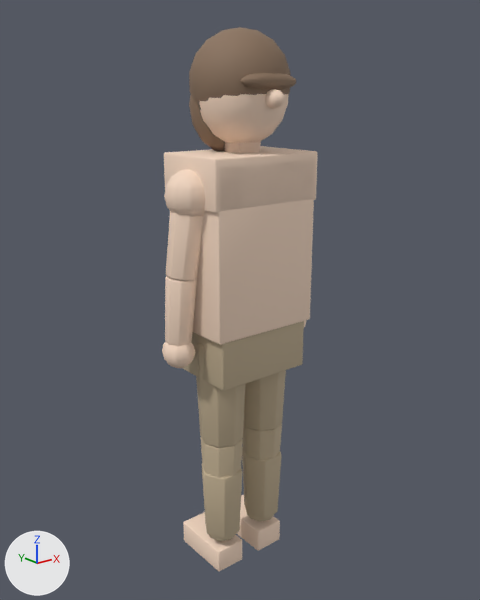
What one commit did to the glTF model public/glb/robinson_s0.glb.
Before and after are seen from a camera (50 mm lens) standing at (-1.38, -1.712, 1.706) and looking at (0.005, 0.019, 1.013). Every picture has the same lights, and +X, +Y and +Z are marked at lower left. The first picture is the older version. Vertices at exactly the same position are counted once.

The first picture shows 'Robinson'.
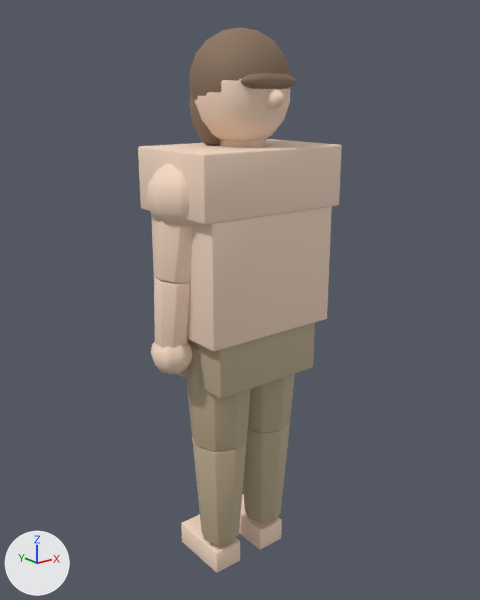
Patch to the scene script:
```diff
--- a/public/glb/robinson_s0.glb.py
+++ b/public/glb/robinson_s0.glb.py
@@ me_cube @@
 # used by ob_robinson; location = (0.0, 0.0, 0.0)
-me_cube.from_pydata(...)  # 2919 vertices, 5738 faces; spans x -0.31..0.31, y -0.19..0.18, z 0.0..1.89
+me_cube.from_pydata(...)  # 2919 vertices, 5738 faces; spans x -0.35..0.35, y -0.19..0.18, z 0.0..1.89
+# me_cube part 1: the loose piece of 56 vertices spanning x -0.18..0.18, y -0.12..0.12, z 0.77..1.07 is scaled about its middle by (1.17, 1.21, 1.07)
+# me_cube part 2: the loose piece of 112 vertices spanning x -0.19..0.0, y -0.09..0.09, z 0.52..0.9 is scaled about its middle by (1.31, 1.31, 1), then moved by (-0.01, 0.0, 0.0)
+# me_cube part 3: the loose piece of 112 vertices spanning x -0.17..-0.02, y -0.08..0.08, z 0.12..0.52 is scaled about its middle by (1.28, 1.28, 1), then moved by (-0.01, 0.0, 0.0)
+# me_cube part 4: the loose piece of 112 vertices spanning x 0.0..0.19, y -0.09..0.09, z 0.52..0.9 is scaled about its middle by (1.31, 1.31, 1), then moved by (0.01, 0.0, 0.0)
+# me_cube part 5: the loose piece of 112 vertices spanning x 0.02..0.17, y -0.08..0.08, z 0.12..0.52 is scaled about its middle by (1.28, 1.28, 1), then moved by (0.01, 0.0, 0.0)
+# me_cube part 6: the loose piece of 152 vertices spanning x -0.29..-0.12, y -0.08..0.08, z 1.32..1.48 is scaled about its middle by (1.36, 1.36, 1.35), then moved by (-0.03, 0.0, 0.0)
+# me_cube part 7: the loose piece of 154 vertices spanning x -0.31..-0.2, y -0.04..0.08, z 0.83..0.94 is scaled about its middle by (1.24, 1.24, 1.23), then moved by (-0.03, 0.0, 0.0)
+# me_cube part 8: the loose piece of 56 vertices spanning x -0.2..0.2, y -0.14..0.13, z 0.94..1.5 is scaled about its middle by (1.25, 1.27, 1)
+# me_cube part 9: the loose piece of 56 vertices spanning x -0.21..0.21, y -0.14..0.14, z 1.36..1.52 is scaled about its middle by (1.34, 1.29, 1.26)
+# me_cube part 10: the loose piece of 112 vertices spanning x -0.29..-0.15, y -0.06..0.06, z 1.13..1.41 is multiplied about its middle by the matrix ((1.306, 0.081, -0.056), (-0.078, 1.311, 0.023), (-0.027, 0.002, 1.004)), then moved by (-0.03, 0.0, 0.0)
+# me_cube part 11: the loose piece of 112 vertices spanning x -0.3..-0.19, y -0.04..0.06, z 0.92..1.14 is multiplied about its middle by the matrix ((1.251, -0.164, -0.013), (0.166, 1.251, 0.002), (-0.017, 0.022, 1.002)), then moved by (-0.03, 0.0, 0.0)
+# me_cube part 12: the loose piece of 112 vertices spanning x -0.06..0.06, y -0.06..0.06, z 1.5..1.6 is scaled about its middle by (1.3, 1.3, 1.05), then moved by (0.0, 0.0, -0.02)
+# me_cube part 13: 73 of the vertices in x -0.15..0.15, y -0.14..0.14, z 1.73..1.86 are moved by (0.0, 0.0, 0.01)
+# other edits to the shape of me_cube do not show in these pictures
 me_cube.materials.append(mat_pants)
```

Location of each change, [x1, y1, x2, y2] in pixels of the pictures (480 x 600 px; the box of a moved part takes in the faces that stretch with it):
'Robinson', reshaped (31% wider)
    before: [162, 27, 318, 571]
    after: [138, 27, 342, 573]
part 1 of me_cube, moved or reshaped
    before: [182, 321, 304, 391]
    after: [178, 323, 315, 399]
part 2 of me_cube, moved or reshaped
    before: [196, 343, 246, 448]
    after: [187, 344, 251, 452]
part 3 of me_cube, moved or reshaped
    before: [201, 438, 243, 541]
    after: [192, 437, 247, 545]
part 4 of me_cube, moved or reshaped
    before: [244, 370, 286, 431]
    after: [247, 374, 295, 433]
part 5 of me_cube, moved or reshaped
    before: [242, 423, 282, 521]
    after: [243, 422, 290, 523]
part 6 of me_cube, moved or reshaped
    before: [164, 169, 205, 217]
    after: [146, 164, 195, 226]
part 7 of me_cube, moved or reshaped
    before: [162, 341, 195, 368]
    after: [151, 342, 192, 374]
part 8 of me_cube, moved or reshaped
    before: [193, 159, 315, 345]
    after: [151, 206, 332, 351]
part 9 of me_cube, moved or reshaped
    before: [164, 146, 318, 213]
    after: [138, 139, 342, 225]
part 10 of me_cube, moved or reshaped
    before: [166, 212, 203, 280]
    after: [154, 221, 192, 283]
part 11 of me_cube, moved or reshaped
    before: [165, 276, 197, 346]
    after: [154, 278, 190, 348]
part 12 of me_cube, moved or reshaped
    before: [225, 141, 261, 153]
    after: [219, 138, 267, 147]
part 13 of me_cube, moved or reshaped
    before: [200, 94, 288, 104]
    after: [195, 79, 290, 102]
